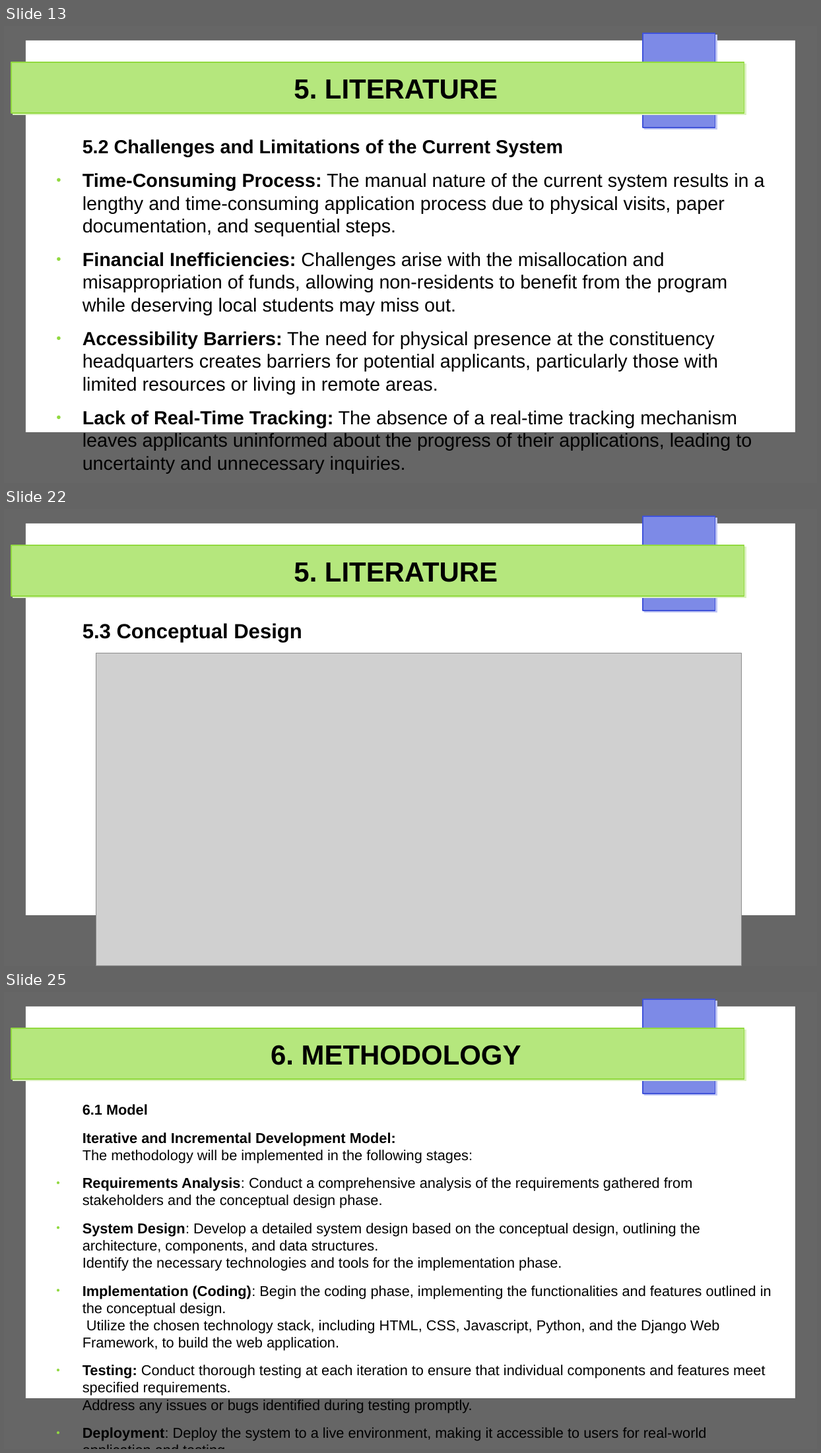
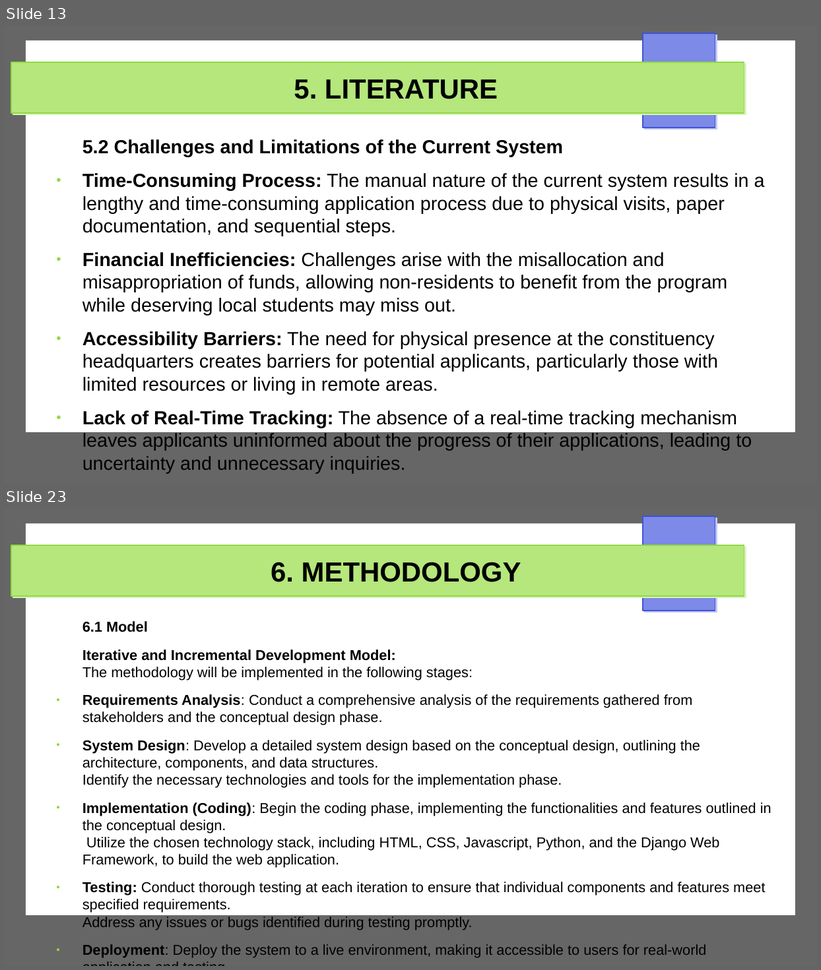
Before and after one commit to Michael-Otieno-Kasuku/Mashinani, a slide deck: docs/proposal/mashinani.odp. Shown one above the other, each under a label of ours: slides 13, 22 and 25 before the commit, slides 13 and 23 after it; the slides between them are not shown. The pictures are 821x1453 and 821x970 pixels, drawn with LibreOffice and Linux fonts; fonts in the diff are those of the drawing; grey boxes stand for pictures. Boxes give left, top, right and bottom in pixels: in the first picture for what was removed or moved away, otherwise in the second. Text is boxed around its words. In the diff, an @@ line names an element or a change of style, - is before the commit and + after.

```diff
--- a/docs/proposal/mashinani.odp
+++ b/docs/proposal/mashinani.odp
@@ slide 22 removed at bbox=[4, 509, 817, 966], background #FFFFFF; not listed: 4 template elements that a slide beside it also shows @@
@@ title removed at bbox=[294, 562, 498, 582] @@
-5. LITERATURE
@@ text removed at bbox=[83, 623, 302, 642] @@
-5.3 Conceptual Design
@@ picture removed at bbox=[96, 654, 742, 966] @@
@@ what was slide 25 is now slide 23 @@
```
Also in this commit, not shown: 9 slides changed, 4 slides added, 4 other slides removed, 2 other files.
